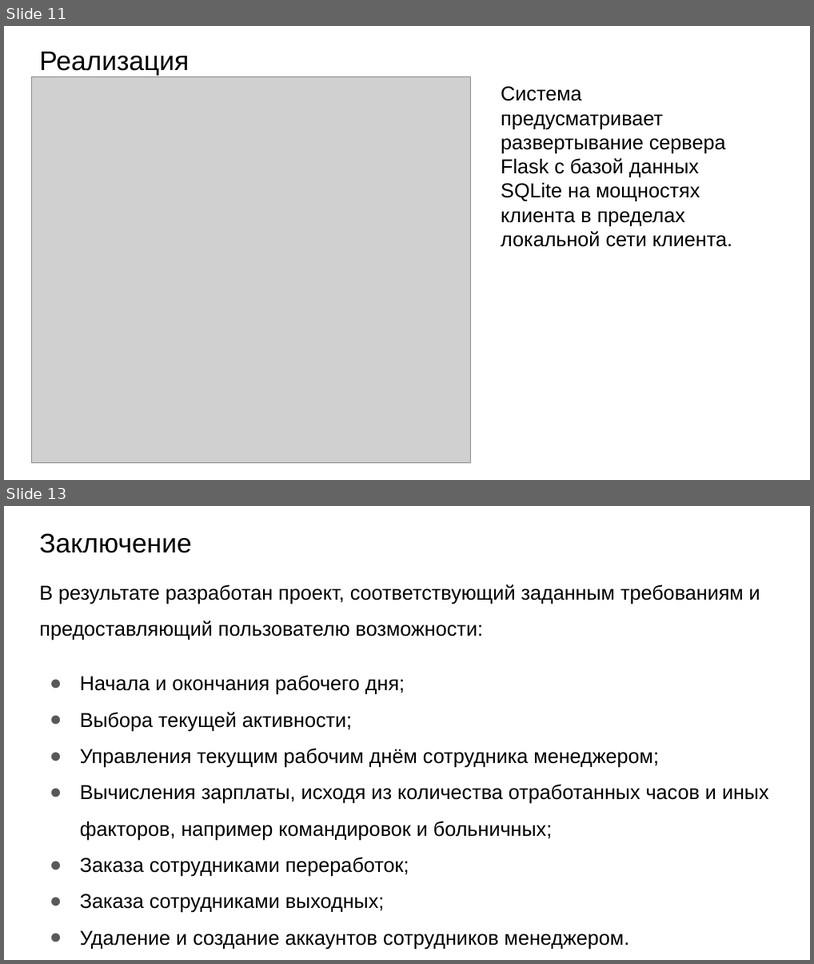
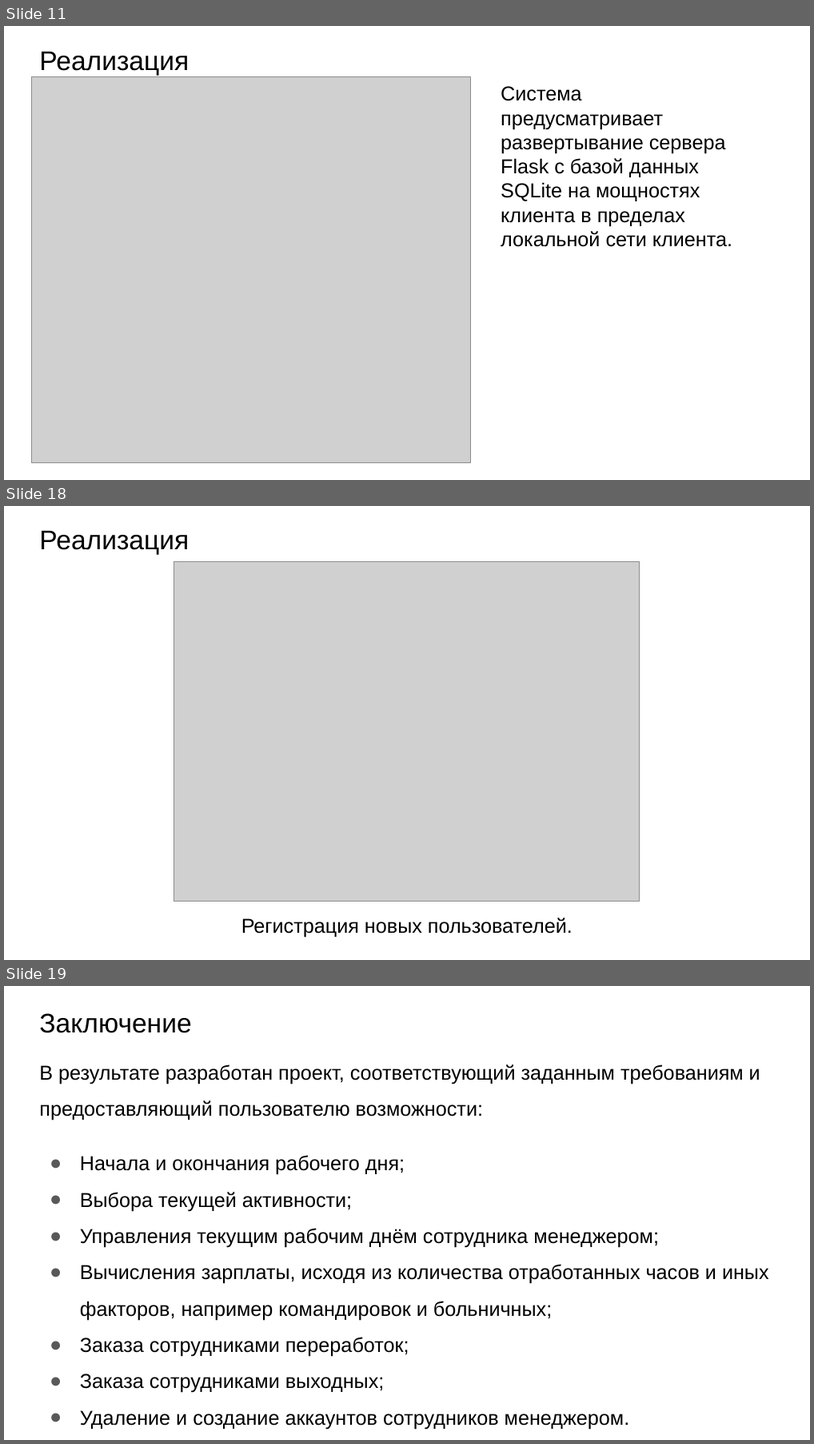
Before and after one commit to NikulinR/ITTimeRecording, a slide deck: Presentation.pptx. Shown one above the other, each under a label of ours: slides 11 and 13 before the commit, slides 11, 18 and 19 after it; the slides between them are not shown. The pictures are 814x964 and 814x1444 pixels, drawn with LibreOffice and Linux fonts; fonts in the diff are those of the drawing; grey boxes stand for pictures. Boxes give left, top, right and bottom in pixels: in the first picture for what was removed or moved away, otherwise in the second. Text is boxed around its words. In the diff, an @@ line names an element or a change of style, - is before the commit and + after.

```diff
--- a/Presentation.pptx
+++ b/Presentation.pptx
@@ slide 18 added at (4,506,810,960), background #FFFFFF @@
@@ title added at (39,531,189,555), 24 pt, text #000000 @@
+Реализация
@@ picture added at (174,562,639,901) @@
@@ text added at (242,917,573,937), 18 pt, text #000000 @@
+Регистрация новых пользователей.
@@ what was slide 13 is now slide 19 @@
```
Also in this commit, not shown: 3 slides changed, 6 other slides added, 1 slide removed, 2 other files.
